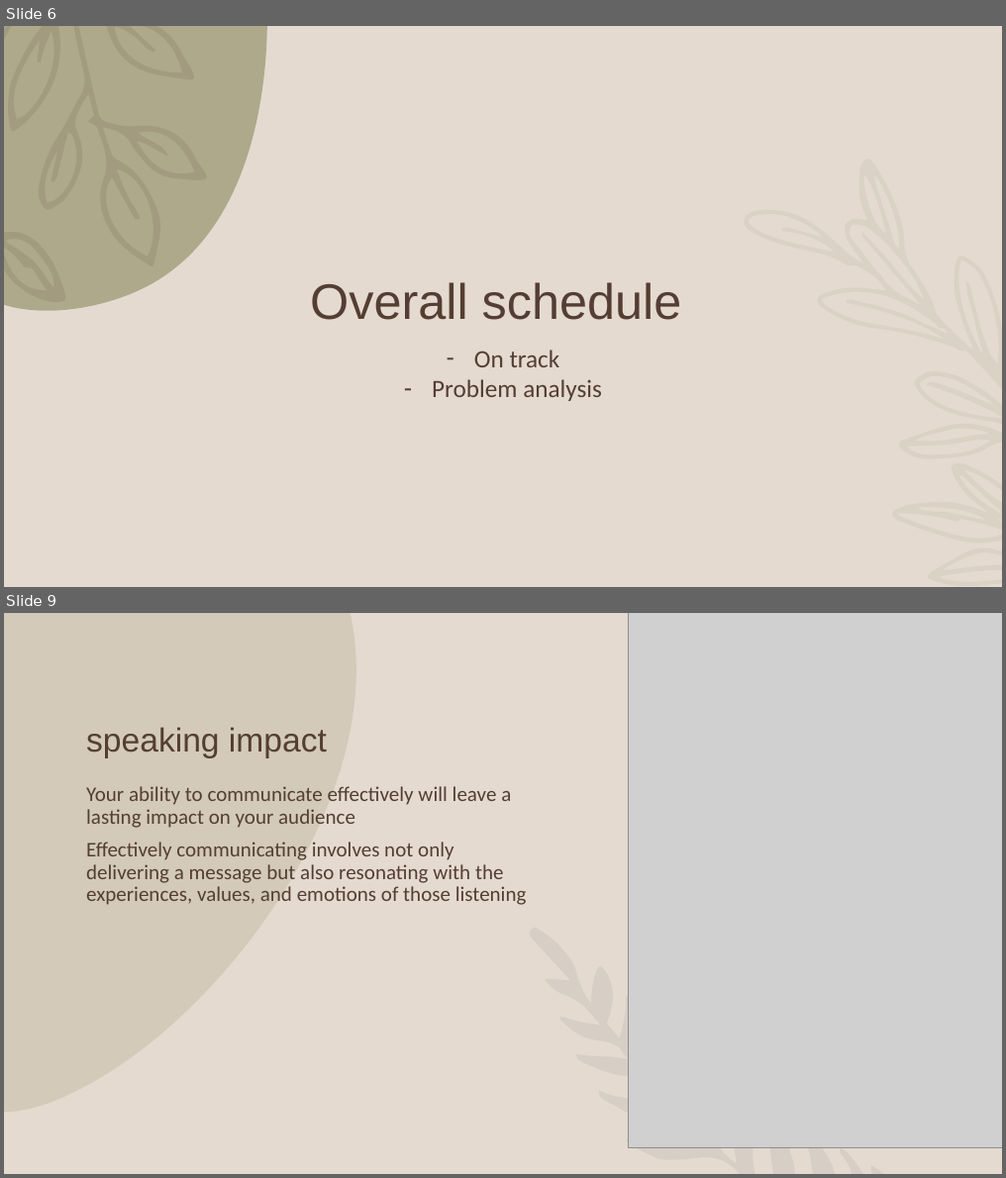
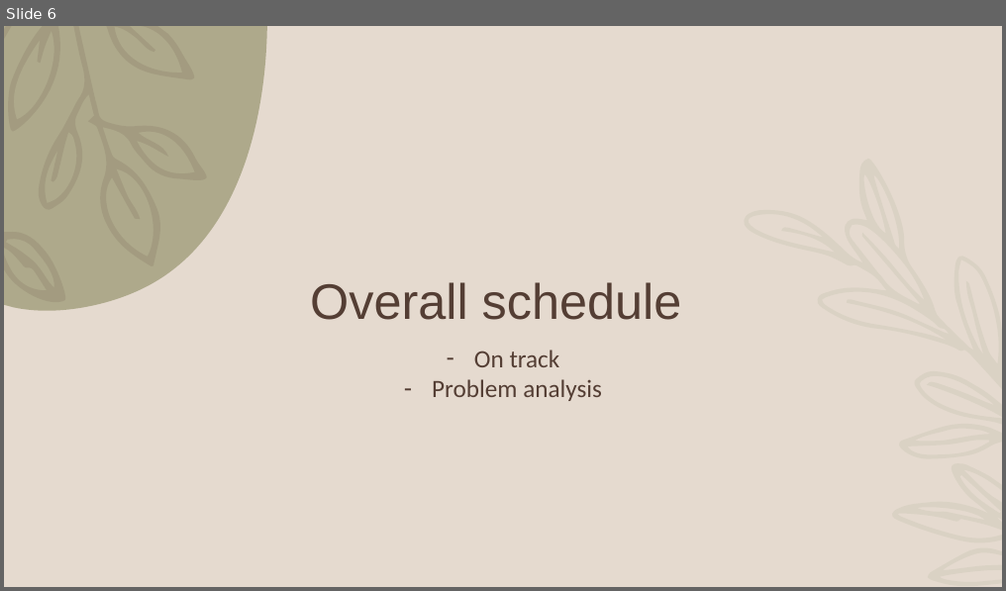
Before and after one commit to GraceWangui/bayesian-causal-analysis, a slide deck: Presentations/MSC DISSERTATION Presentations.pptx. Shown one above the other, each under a label of ours: slides 6 and 9 before the commit, slide 6 after it; the slides between them are not shown. The pictures are 1006x1178 and 1006x591 pixels, drawn with LibreOffice and Linux fonts; fonts in the diff are those of the drawing; grey boxes stand for pictures; background and template pictures are left out. Boxes give left, top, right and bottom in pixels: in the first picture for what was removed or moved away, otherwise in the second. Text is boxed around its words. In the diff, an @@ line names an element or a change of style, - is before the commit and + after.

```diff
--- a/Presentations/MSC DISSERTATION Presentations.pptx
+++ b/Presentations/MSC DISSERTATION Presentations.pptx
@@ slide 9 removed at [4, 613, 1002, 1174], background #E5DACF @@
@@ freeform shape removed at [4, 613, 356, 1112] @@
@@ picture removed at [629, 613, 1002, 1149] @@
@@ title removed at [86, 727, 327, 759] @@
-speaking impact
@@ text removed at [86, 786, 527, 905] @@
-Your ability to communicate effectively will leave a lasting impact on your audience
-Effectively communicating involves not only delivering a message but also resonating with the experiences, values, and emotions of those listening
@@ freeform shape removed at [529, 928, 884, 1174] @@
```
Also in this commit, not shown: 3 slides changed, 5 slides added, 4 other slides removed, 7 other files.
